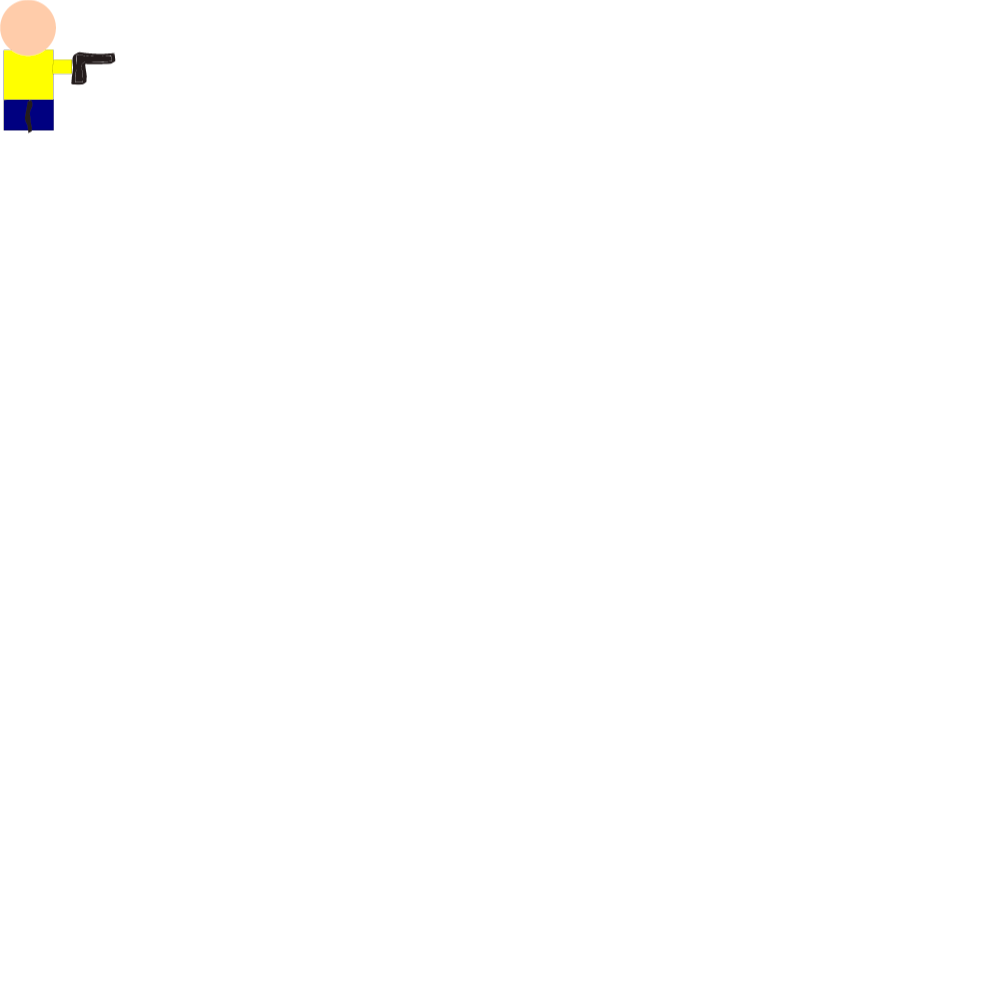
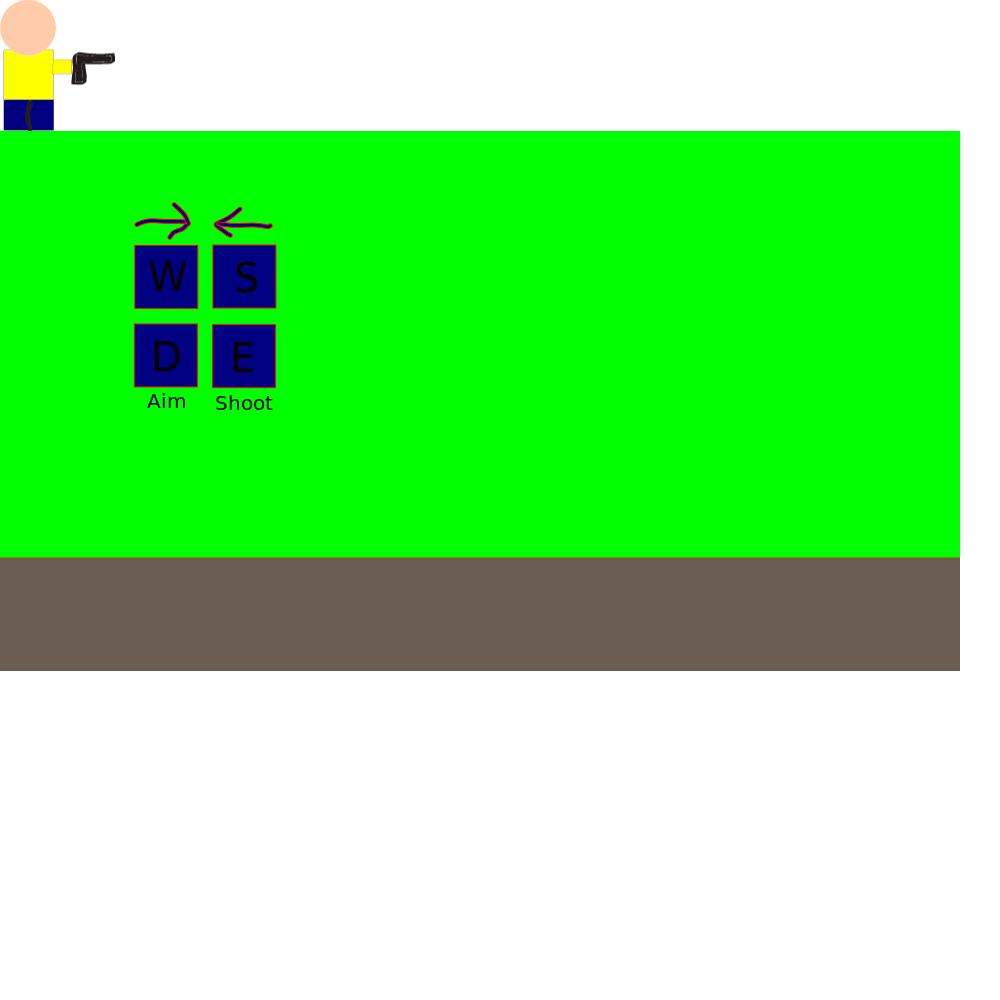
Revision of a layered 1000 × 1000 image; what changed, layer by layer:
added layer "game-background.svg copy" above "player" over [0, 131, 960, 671]
painted on "player" over [28, 58, 116, 134]
